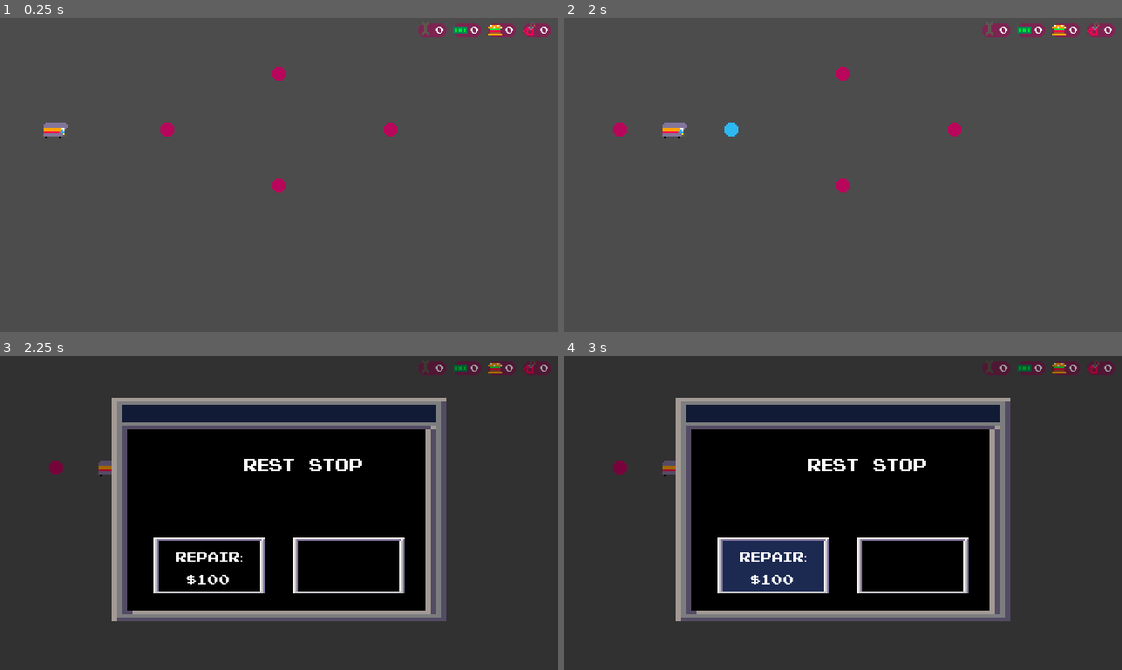
Above: before the commit, frames 1-4 (two rows, left to right).
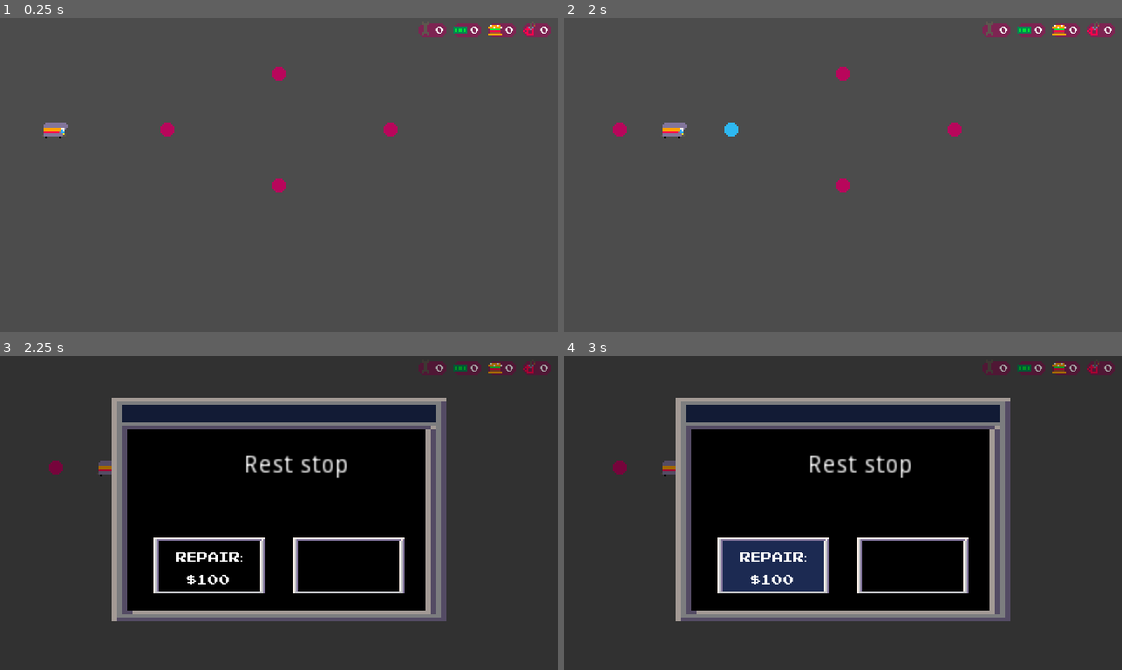
Above: after the commit, the same moments.

Repository: youssefevan/global-game-jam-2023
Game: Godot game, scene res://Scenes/TestingGrounds.tscn
Two runs of this game, one before a commit and one after it. Both use one fixed random seed, a clock stepped at 60 frames per second and the inputs below. This scene is started directly instead of the project's main scene.
Inputs (mouse positions are in pixels of both pictures, inside the frame that each line leads up to):
- Up to frame 1 (0.25 s): no input
- Up to frame 2 (2 s): tap Enter at 0.5 s; move the mouse to (619, 131) at 0.52 s; click (619, 131) at 0.6 s; tap Space at 1.25 s; move the mouse to (731, 131) at 1.27 s; click (731, 131) at 1.35 s
- Up to frame 3 (2.25 s): move the mouse to (334, 443) at 2.02 s; click (334, 443) at 2.1 s
- Up to frame 4 (3 s): tap Enter at 2.75 s; move the mouse to (815, 575) at 2.77 s; click (815, 575) at 2.85 s

Frames 1-2 are identical in both runs. In frame 3, 0.6% of the frame differs, in the area x 43-65%, y 31-39%; in frame 4, 0.6%.

Commit message:
Revert "more encounter name"
This reverts commit 8cc0ad5382657d063267f5ccc19fa35205dd8d87.

Diff:
--- a/Global Game Jam 2023/Scenes/Encounter.tscn
+++ b/Global Game Jam 2023/Scenes/Encounter.tscn
@@ -6,10 +6,6 @@
 [ext_resource path="res://Sprites/Fonts/PixelEmulator-xq08.ttf" type="DynamicFontData" id=4]
 [ext_resource path="res://Sprites/window2click.png" type="Texture" id=5]
 [ext_resource path="res://Scripts/encounter.gd" type="Script" id=6]
-
-[sub_resource type="DynamicFont" id=3]
-size = 10
-font_data = ExtResource( 4 )
 
 [sub_resource type="Theme" id=1]
 
@@ -38,7 +34,6 @@
 margin_top = 56.0
 margin_right = 180.0
 margin_bottom = 70.0
-custom_fonts/font = SubResource( 3 )
 align = 1
 
 [node name="Pay" type="TextureButton" parent="."]
Not shown: 1 places in Global Game Jam 2023/Scenes/Encounter.tscn that only renumber resources
